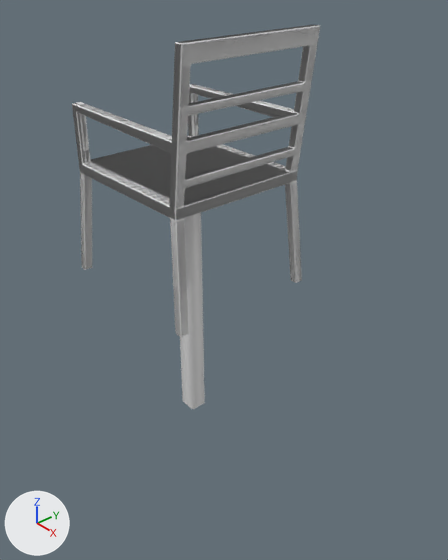
The Blender file Blender/table_chair.blend: old version first, new version second.
Camera for both pictures: a 50 mm camera at (1.276, -0.977, 0.564) aimed at (0.105, 0.042, -0.306). Every picture has the same lights, and +X, +Y and +Z are marked at lower left. The same objects are shown in both versions, whatever each file hides. Materials are left out; every surface is plain grey.
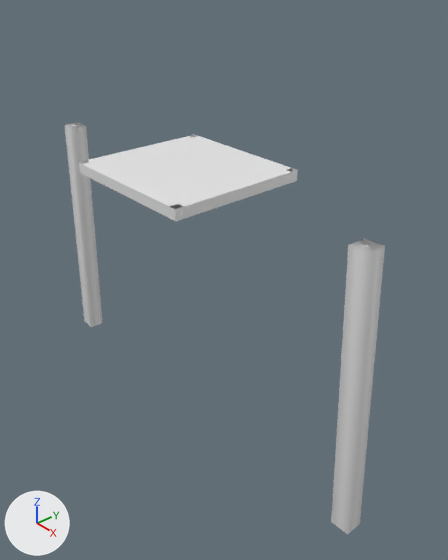
Scene script edits in JSON lines:
```json
{"block": "me_cube_010", "where": "# used by ob_cube_001; location = (0.0, 0.0, 0.0)"}
{"op": "remove", "block": "me_cube_010", "code": "me_cube_010.from_pydata(...)  # 712 vertices, 702 faces; spans x -0.244..0.261, y -0.22..0.22, z -0.315..0.374"}
{"op": "add", "block": "me_cube_010", "code": "me_cube_010.from_pydata(...)  # 8 vertices, 6 faces; spans x -0.05..0.05, y -0.05..0.05, z -0.1..0.0"}
{"block": "me_cube_010", "change": "me_cube_010 part 2: 712 vertices removed from x -0.244..0.261, y -0.22..0.22, z -0.315..0.374; 8 vertices added at x -0.05..0.05, y -0.05..0.05, z -0.1..0.0, forming a box"}
{"block": "me_cube_009", "where": "# used by ob_cube; location = (0.0, 0.0, 0.0)"}
{"op": "remove", "block": "me_cube_009", "code": "me_cube_009.from_pydata(...)  # 168 vertices, 178 faces; spans x -0.244..0.262, y -0.221..0.221, z -0.315..0.374"}
{"op": "add", "block": "me_cube_009", "code": "me_cube_009.from_pydata(...)  # 40 vertices, 26 faces; spans x -0.218..0.218, y -0.203..0.203, z -0.015..0.015"}
{"block": "me_cube_009", "change": "me_cube_009 part 1"}
{"block": "me_cube_009", "change": "128 vertices are removed from x -0.244..0.262, y -0.221..0.221, z -0.315..0.374"}
{"block": "me_cube_009", "change": "152 faces are deleted"}
{"op": "set", "path": "ob_cube_001.location", "old": "(0.0, 0.0, 0.0)", "new": "(-0.6, 0.0, 0.0)"}
{"op": "set", "path": "ob_cube_001.rotation_euler", "old": "(0.0, 0.0, 0.0)", "new": "(0.0, 0.0524, 0.0)", "note": "degrees (0, 0, 0) -> degrees (0, 3, 0)"}
{"op": "set", "path": "ob_cube_001.scale", "old": "(1.0, 1.0, 1.0)", "new": "(0.55, 0.5, 8.0)"}
{"op": "set", "path": "ob_cube_002.location", "old": "(0.0, 0.0, 0.0)", "new": "(0.6, 0.0, 0.0)"}
{"op": "set", "path": "ob_cube_002.rotation_euler", "old": "(0.0, 0.0, 0.0)", "new": "(0.0, -0.0524, 0.0)", "note": "degrees (0, 0, 0) -> degrees (0, -3, 0)"}
```

Pixel boxes [x1, y1, x2, y2] of what changed, in the pictures (448 x 560 px):
```json
{"object": "Cube", "change": "reshaped", "before": [72, 24, 320, 337], "after": [79, 135, 298, 221], "on screen": "12% narrower, 72% shorter"}
{"object": "Cube.002", "change": "moved, turned", "before": [180, 213, 205, 409], "after": [331, 238, 385, 534]}
{"object": "Cube.001", "change": "reshaped, moved, turned, rescaled", "before": [72, 25, 320, 336], "after": [65, 122, 103, 327]}
{"part": 1, "of": "me_cube_009", "change": "deleted", "before": [72, 24, 320, 337]}
```
